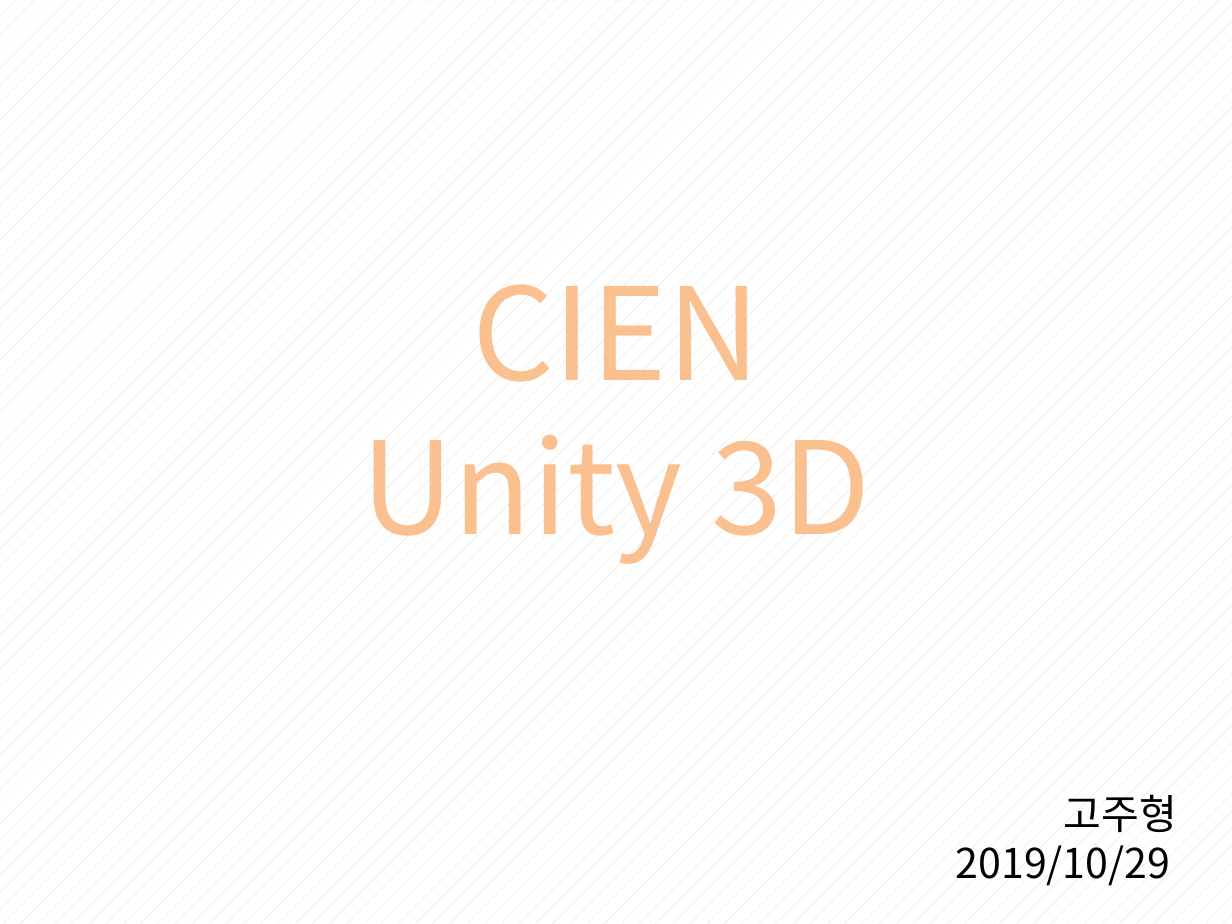
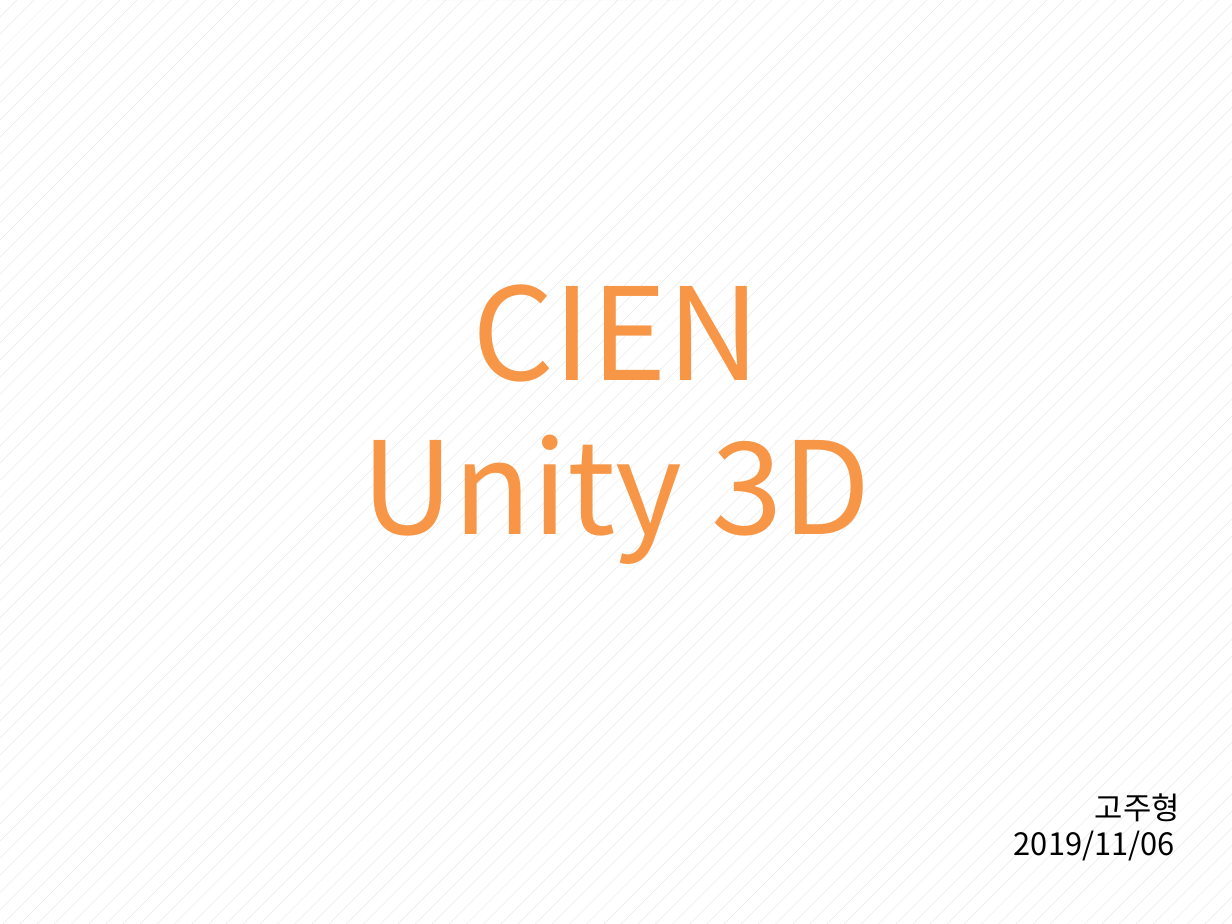
Before and after one commit to IamGroooooot/cien-unity-2019, a slide deck: slide 1 of 1주차.pptx. Drawn at 1232x924 pixels with LibreOffice and Linux fonts; fonts in the diff are those of the drawing. Boxes give left, top, right and bottom in pixels: in the first picture for what was removed or moved away, otherwise in the second. Text is boxed around its words. In the diff, an @@ line names an element or a change of style, - is before the commit and + after.

```diff
--- a/1주차.pptx
+++ b/1주차.pptx
@@ title "CIEN Unity 3D" at box(361, 284, 871, 564): text colour #FAC090 to #F79646 @@
@@ text at box(1095, 793, 1180, 822): size 24 to 18 pt in "고주형" @@
@@ text at box(1014, 830, 1175, 861): text changed; size 24 to 18 pt @@
-2019/10/29
+2019/11/06
```
Also in this commit, not shown: 19 other slides changed, 12 slides added, 1 slide removed.
